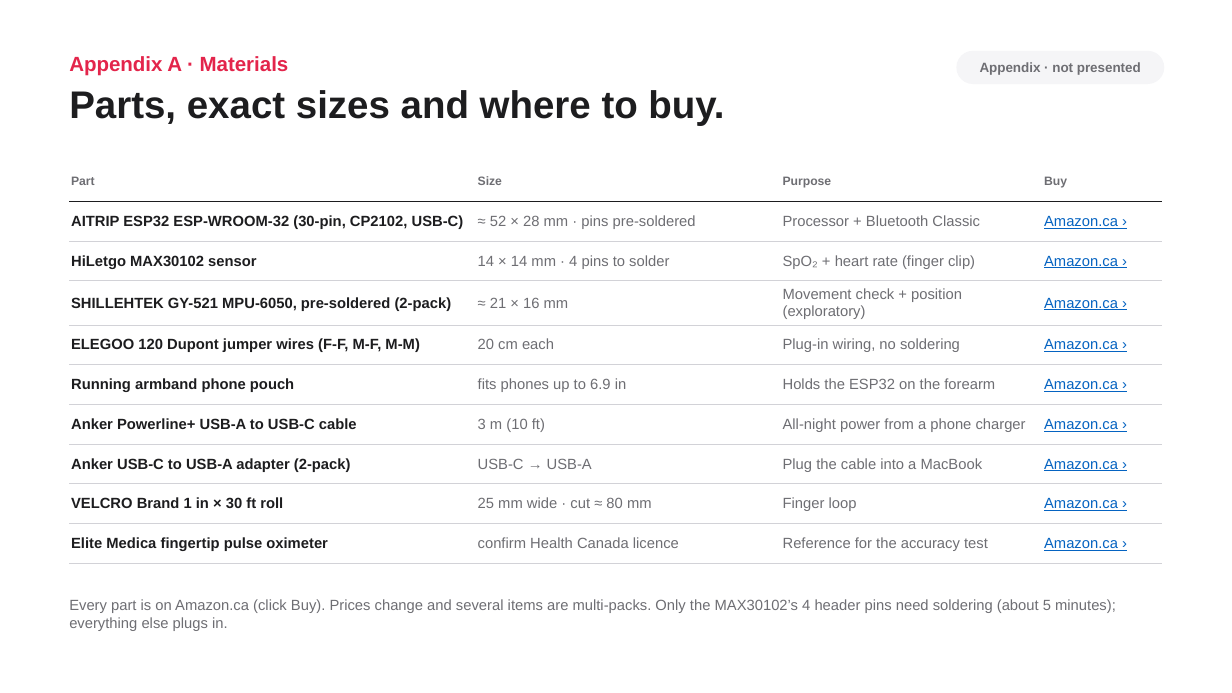
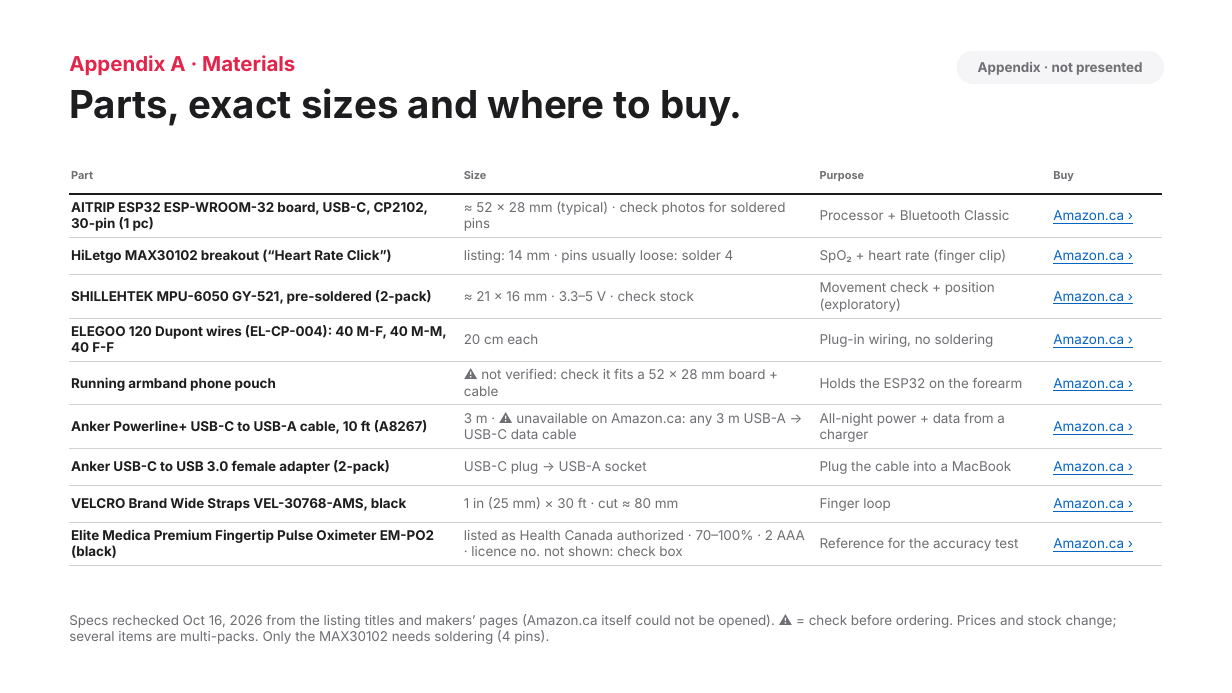
Before and after one commit to gabrielamamanestudent-wq/teetomivV2, a slide deck: slide 15 of science-fair/night-signal/Night_Signal_Presentation.pptx. Drawn at 1232x693 pixels with LibreOffice and Linux fonts; fonts in the diff are those of the drawing. Boxes give left, top, right and bottom in pixels: in the first picture for what was removed or moved away, otherwise in the second. Text is boxed around its words. In the diff, an @@ line names an element or a change of style, - is before the commit and + after.

```diff
--- a/science-fair/night-signal/Night_Signal_Presentation.pptx
+++ b/science-fair/night-signal/Night_Signal_Presentation.pptx
@@ font Arial to Inter in 3 elements at [978,62,1143,75], [69,55,295,76], [69,88,743,126] @@
@@ table at [69,157,1163,562] @@
-row 2, column 1: AITRIP ESP32 ESP-WROOM-32 (30-pin, CP2102, USB-C)
+row 2, column 1: AITRIP ESP32 ESP-WROOM-32 board, USB-C, CP2102, 30-pin (1 pc)
-row 2, column 2: ≈ 52 × 28 mm · pins pre-soldered
+row 2, column 2: ≈ 52 × 28 mm (typical) · check photos for soldered pins
-row 3, column 1: HiLetgo MAX30102 sensor
+row 3, column 1: HiLetgo MAX30102 breakout (“Heart Rate Click”)
-row 3, column 2: 14 × 14 mm · 4 pins to solder
+row 3, column 2: listing: 14 mm · pins usually loose: solder 4
-row 4, column 1: SHILLEHTEK GY-521 MPU-6050, pre-soldered (2-pack)
+row 4, column 1: SHILLEHTEK MPU-6050 GY-521, pre-soldered (2-pack)
-row 4, column 2: ≈ 21 × 16 mm
+row 4, column 2: ≈ 21 × 16 mm · 3.3–5 V · check stock
-row 5, column 1: ELEGOO 120 Dupont jumper wires (F-F, M-F, M-M)
+row 5, column 1: ELEGOO 120 Dupont wires (EL-CP-004): 40 M-F, 40 M-M, 40 F-F
-row 6, column 2: fits phones up to 6.9 in
+row 6, column 2: ⚠ not verified: check it fits a 52 × 28 mm board + cable
-row 7: Anker Powerline+ USB-A to USB-C cable | 3 m (10 ft) | All-night power from a phone charger | Amazon.ca ›
+row 7: Anker Powerline+ USB-C to USB-A cable, 10 ft (A8267) | 3 m · ⚠ unavailable on Amazon.ca: any 3 m USB-A → USB-C data cable | All-night power + data from a charger | Amazon.ca ›
-row 8, column 1: Anker USB-C to USB-A adapter (2-pack)
+row 8, column 1: Anker USB-C to USB 3.0 female adapter (2-pack)
-row 8, column 2: USB-C → USB-A
+row 8, column 2: USB-C plug → USB-A socket
-row 9, column 1: VELCRO Brand 1 in × 30 ft roll
+row 9, column 1: VELCRO Brand Wide Straps VEL-30768-AMS, black
-row 9, column 2: 25 mm wide · cut ≈ 80 mm
+row 9, column 2: 1 in (25 mm) × 30 ft · cut ≈ 80 mm
-row 10, column 1: Elite Medica fingertip pulse oximeter
+row 10, column 1: Elite Medica Premium Fingertip Pulse Oximeter EM-PO2 (black)
-row 10, column 2: confirm Health Canada licence
+row 10, column 2: listed as Health Canada authorized · 70–100% · 2 AAA · licence no. not shown: check box
@@ size 9.5 to 8.5 pt in "Part", "Size", "Purpose", "Buy" @@
@@ font Arial to Inter in "Part", "Size", "Purpose", "Buy" and 19 more places @@
@@ size 11.5 to 10.5 pt in "Processor + Bluetooth Classic", "Amazon.ca ›", "SpO₂ + heart rate (finger clip)", "Amazon.ca ›" and 15 more places @@
@@ table: place and size @@
-table at [69,162,1163,555]
+table at [69,157,1163,562]
@@ text at [69,614,1117,644]: text changed; size 11.5 to 10.5 pt; font Arial to Inter @@
-Every part is on Amazon.ca (click Buy). Prices change and several items are multi-packs. Only the MAX30102’s 4 header pins need soldering (about 5 minutes); everything else plugs in.
+Specs rechecked Oct 16, 2026 from the listing titles and makers’ pages (Amazon.ca itself could not be opened). ⚠ = check before ordering. Prices and stock change; several items are multi-packs. Only the MAX30102 needs soldering (4 pins).
```
Also in this commit, not shown: 18 other slides changed, 15 other files.
